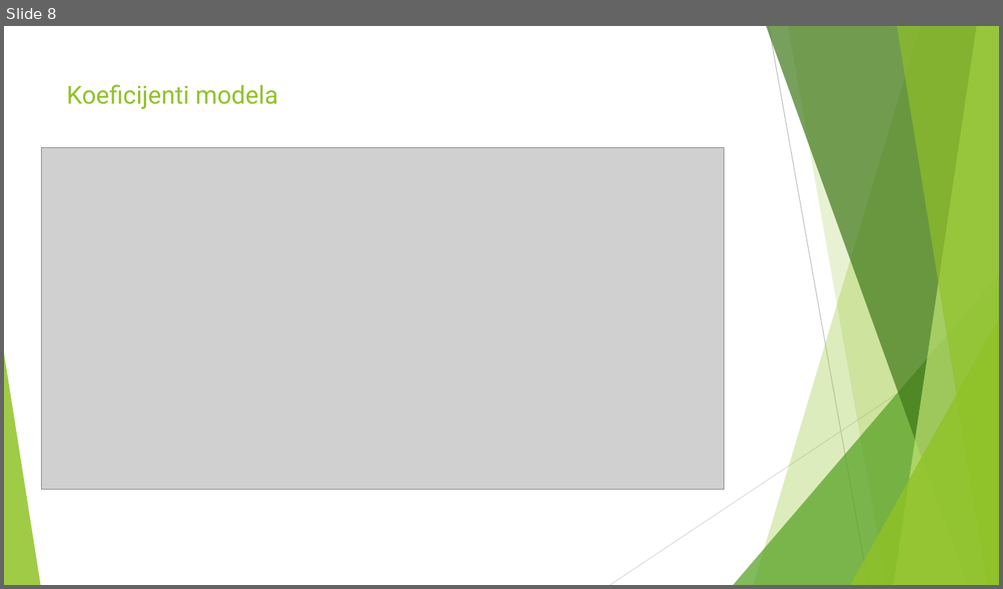
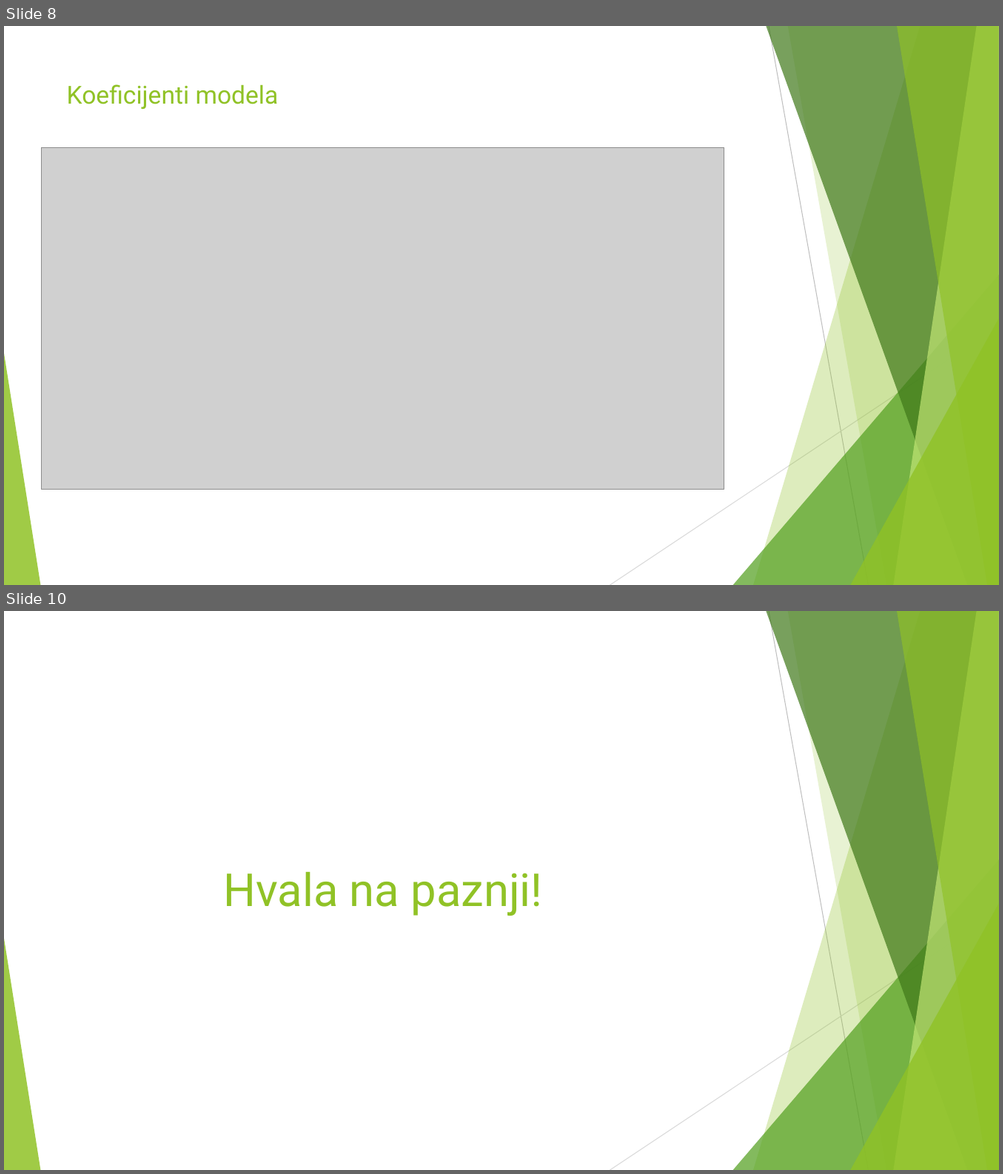
Before and after one commit to Cubaka14/-I-Spot-a-Bot---Building-a-Binary-Classifier-to-Detect-Bots-on-Twitter, a slide deck: I spot a bot.pptx. Shown one above the other, each under a label of ours: slide 8 before the commit, slides 8 and 10 after it; the slides between them are not shown. The pictures are 1003x589 and 1003x1174 pixels, drawn with LibreOffice and Linux fonts; fonts in the diff are those of the drawing; grey boxes stand for pictures. Boxes give left, top, right and bottom in pixels: in the first picture for what was removed or moved away, otherwise in the second. Text is boxed around its words. In the diff, an @@ line names an element or a change of style, - is before the commit and + after.

```diff
--- a/I spot a bot.pptx
+++ b/I spot a bot.pptx
@@ slide 10 added at bbox=[4, 611, 999, 1170], background #FFFFFF; not listed: 10 template elements that a slide beside it also shows @@
@@ title added at bbox=[224, 871, 543, 916], 44 pt, text #90C226 @@
+Hvala na paznji!
```
Also in this commit, not shown: 1 slide changed, 1 other file.
